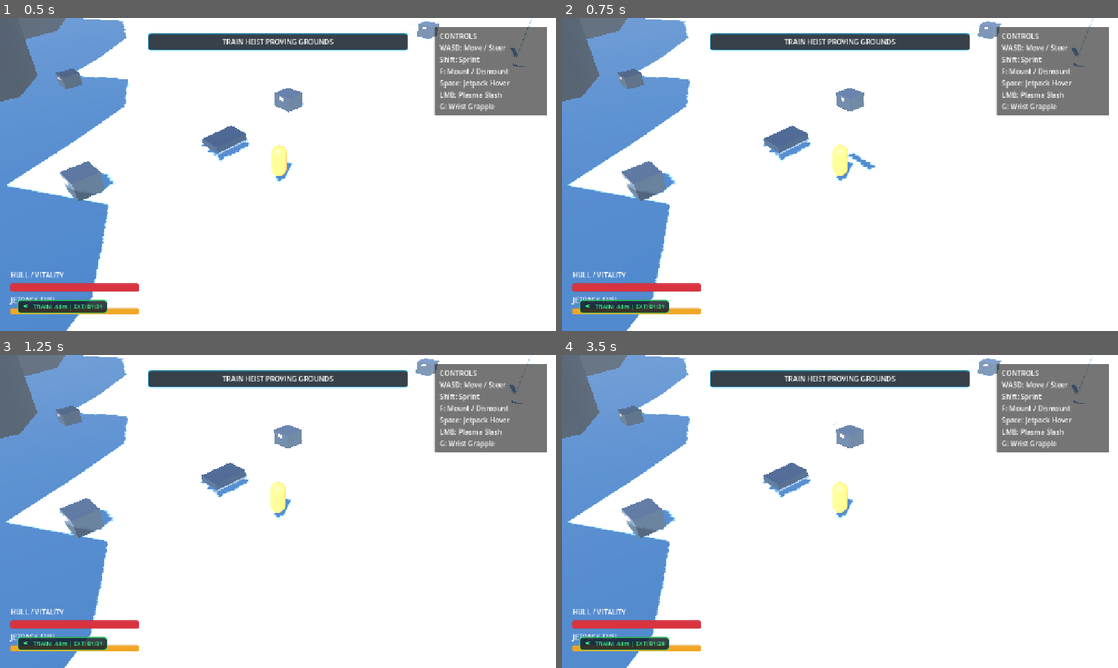
Above: before the commit, frames 1-4 (two rows, left to right).
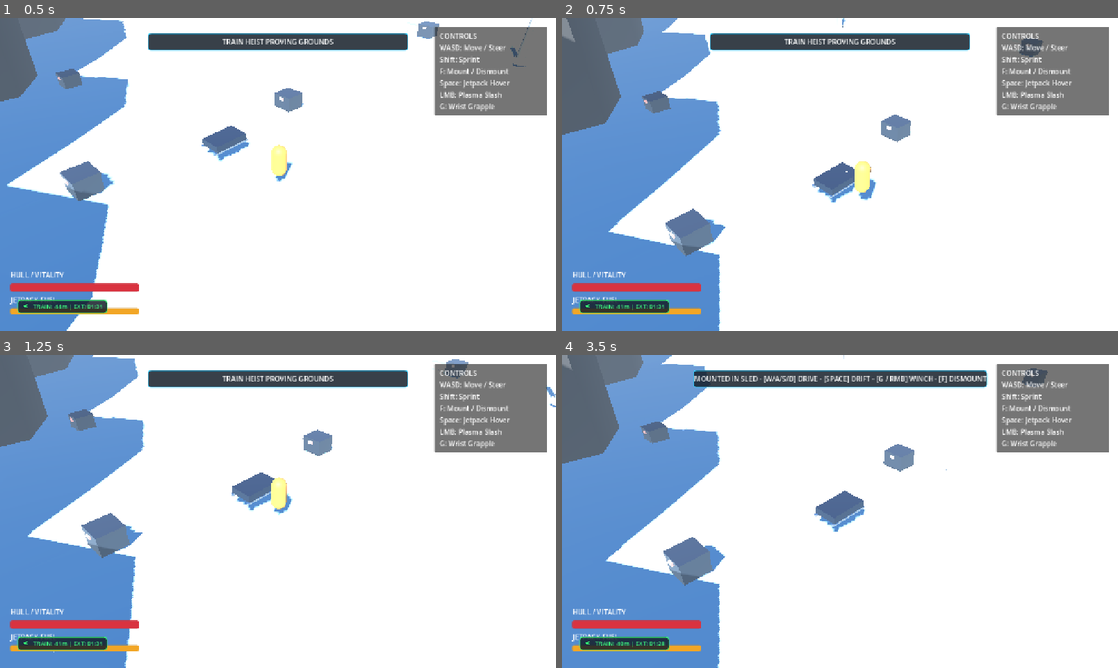
Above: after the commit, the same moments.

Repository: mcintalmo/drift
Game: Godot game, scene res://scenes/world/ActiveTrainHeistSector.tscn
Same seed, same stepped clock (60 frames per second), same inputs: the game is played once before the commit and once after it. This scene is started directly instead of the project's main scene.
Inputs (mouse positions are in pixels of both pictures, inside the frame that each line leads up to):
- Up to frame 1 (0.5 s): no input
- Up to frame 2 (0.75 s): tap Enter (ui_accept) at 0.5 s; move the mouse to (962, 158) at 0.52 s; hold E (pilot_lean_right) from 0.53 s (still down); tap G (pilot_wrist_grapple) at 0.6 s; click (962, 158) at 0.67 s
- Up to frame 3 (1.25 s): keep holding E (pilot_lean_right); tap Enter (ui_accept) at 0.77 s
- Up to frame 4 (3.5 s): release E (pilot_lean_right) at 1.25 s; drag from (728, 527) to (812, 574) at 1.27 s; move the mouse to (895, 442) at 2.02 s; hold E (pilot_lean_right) 2.03-2.75 s; hold F (pilot_mount_dismount) 2.03-2.75 s; tap G (pilot_wrist_grapple) at 2.3 s; drag from (812, 574) to (673, 464) at 2.77 s

Frame 1 is identical in both runs. In frame 2, 15% of the frame differs, in the area x 0-96%, y 0-100%; in frame 3, 9.5%; in frame 4, 15%.

Commit message:
Enhance wrist grapple with precision transit pull to moving train and sled grab points

Diff:
--- a/scenes/entities/sled/SledChassis.tscn
+++ b/scenes/entities/sled/SledChassis.tscn
@@ -12,6 +12,7 @@
 [ext_resource type="Script" path="res://scripts/state_machine/sled_states/sled_airborne_state.gd" id="10_air"]
 [ext_resource type="Script" path="res://scripts/state_machine/sled_states/sled_tethered_state.gd" id="11_tether"]
 [ext_resource type="Script" path="res://scripts/components/hex_inventory_component.gd" id="12_inv"]
+[ext_resource type="Script" path="res://scripts/components/grapple_anchor_component.gd" id="13_anchor"]
 
 [sub_resource type="BoxShape3D" id="BoxShape3D_chassis"]
 size = Vector3(1.6, 0.6, 2.4)
@@ -34,7 +35,7 @@
 material = SubResource("StandardMaterial3D_runner")
 size = Vector3(0.15, 0.1, 2.4)
 
-[node name="SledChassis" type="CharacterBody3D"]
+[node name="SledChassis" type="CharacterBody3D" groups=["player_sled"]]
 collision_layer = 2
 collision_mask = 5
 script = ExtResource("1_chassis")
@@ -90,6 +91,14 @@
 script = ExtResource("6_winch")
 parent_body = NodePath("..")
 
+[node name="SledGrappleAnchor" type="Node3D" parent="." groups=["grapple_anchors"]]
+transform = Transform3D(1, 0, 0, 0, 1, 0, 0, 0, 1, 0, 0.4, 0)
+script = ExtResource("13_anchor")
+anchor_type = 1
+is_grappleable = true
+local_tether_offset = Vector3(0, 0.3, 0)
+mass_kg = 250.0
+
 [node name="StateMachine" type="Node" parent="." node_paths=PackedStringArray("initial_state")]
 script = ExtResource("7_sm")
 initial_state = NodePath("CruisingState")
--- a/scripts/components/grapple_anchor_component.gd
+++ b/scripts/components/grapple_anchor_component.gd
@@ -28,11 +28,15 @@
 	var p: Node = get_parent()
 	if not p:
 		return Vector3.ZERO
-	if "velocity" in p:
-		return p.velocity
 	if p is Node3D:
-		# If parent is a TrainCar or moving body with train speed
+		var drift_comp: Node = p.get_node_or_null("InertialDriftComponent")
+		if drift_comp and "velocity_3d" in drift_comp:
+			var d_vel: Vector3 = drift_comp.get("velocity_3d")
+			if d_vel.length_squared() > 0.01:
+				return d_vel
 		if "forward_speed_ms" in p:
 			var fwd: Vector3 = -p.global_transform.basis.z.normalized() if p.is_inside_tree() else -p.transform.basis.z.normalized()
 			return fwd * float(p.get("forward_speed_ms"))
+	if "velocity" in p:
+		return p.velocity
 	return Vector3.ZERO
--- a/scripts/components/pilot_grapple_component.gd
+++ b/scripts/components/pilot_grapple_component.gd
@@ -7,8 +7,8 @@
 signal grapple_latched(target_pos: Vector3, is_heavy: bool)
 signal grapple_released
 
-@export var max_range_meters: float = 24.0
-@export var pull_speed_ms: float = 20.0
+@export var max_range_meters: float = 28.0
+@export var pull_speed_ms: float = 22.0
 @export var crate_drag_force: float = 45.0
 @export var cable_mesh: MeshInstance3D
 
@@ -102,7 +102,7 @@
 		grapple_latched.emit(target_anchor_pos, is_target_heavy)
 		return true
 
-	# 2. Raycast fallback against physical structures, train cars, and crates
+	# 2. Raycast fallback against physical structures, train cars, sled, and crates
 	if space_state:
 		var ray_end: Vector3 = origin_pos + (look_dir.normalized() * max_range_meters)
 		var query: PhysicsRayQueryParameters3D = PhysicsRayQueryParameters3D.create(origin_pos, ray_end)
@@ -145,38 +145,48 @@
 	var to_target: Vector3 = cur_target_pos - pilot_global_pos
 	var dist: float = to_target.length()
 
-	# Host velocity (e.g. moving train speed ~14m/s)
+	# Host velocity (e.g. moving train speed ~14m/s or moving sled speed)
 	var host_velocity: Vector3 = Vector3.ZERO
 	if target_anchor and is_instance_valid(target_anchor):
 		host_velocity = target_anchor.get_parent_body_velocity()
 	elif target_node and is_instance_valid(target_node):
-		if "forward_speed_ms" in target_node and "global_transform" in target_node:
+		if "velocity" in target_node:
+			host_velocity = target_node.velocity
+		elif "forward_speed_ms" in target_node and "global_transform" in target_node:
 			var fwd: Vector3 = -target_node.global_transform.basis.z.normalized()
 			host_velocity = fwd * float(target_node.get("forward_speed_ms"))
 
-	# Boarding / Arrival Threshold (within 2.2m of train roof or anchor)
-	if dist <= 2.2:
-		var is_boarding: bool = false
-		if target_anchor and target_anchor.is_roof_boarding_anchor:
-			is_boarding = true
+	# Arrival / Boarding Threshold (within 2.0m of target anchor or roof)
+	if dist <= 2.0:
+		var is_roof_boarding: bool = false
+		var is_sled_target: bool = false
+		if target_anchor:
+			if target_anchor.is_roof_boarding_anchor:
+				is_roof_boarding = true
+			elif target_anchor.anchor_type == GrappleAnchorClass.AnchorType.DYNAMIC_VEHICLE or (target_anchor.get_parent() and target_anchor.get_parent().is_in_group(&"player_sled")):
+				is_sled_target = true
 		elif target_node and (target_node is AnimatableBody3D or target_node.is_in_group(&"train_convoy")):
-			is_boarding = true
+			is_roof_boarding = true
 
 		release_grapple()
-		if is_boarding:
-			# Impart matching forward momentum and upward landing hop onto the moving roof
-			return host_velocity + Vector3(0, 3.2, 0)
-		return Vector3.ZERO
-
-	if dist > (max_range_meters * 1.5):
+		if is_roof_boarding:
+			# Upward landing hop onto moving train roof
+			return host_velocity + Vector3(0, 3.4, 0)
+		elif is_sled_target:
+			# Match sled velocity upon landing next to chassis
+			return host_velocity + Vector3(0, 1.0, 0)
+		return host_velocity + Vector3(0, 1.2, 0)
+
+	if dist > (max_range_meters * 1.6):
 		release_grapple()
 		return Vector3.ZERO
 
 	var dir: Vector3 = to_target.normalized()
 
 	if is_target_heavy:
-		# Pull pilot toward moving target + matching host forward velocity
-		return (dir * pull_speed_ms) + host_velocity
+		# Rapid precision direct-line transit pull directly to target coordinates + host velocity
+		var effective_speed: float = maxf(pull_speed_ms, dist * 6.5)
+		return (dir * effective_speed) + host_velocity
 	elif target_rigid_body and is_instance_valid(target_rigid_body):
 		# Pull lightweight crate toward pilot
 		var pull_crate_dir: Vector3 = (pilot_global_pos - target_rigid_body.global_position).normalized()
--- a/scripts/state_machine/pilot_states/pilot_walking_state.gd
+++ b/scripts/state_machine/pilot_states/pilot_walking_state.gd
@@ -17,18 +17,18 @@
 
 	# Check grapple trigger (G or RMB)
 	if (Input.is_action_just_pressed(&"pilot_wrist_grapple") or Input.is_action_just_pressed(&"winch_quick")) and grapple:
-		var look_dir: Vector3 = -pilot.global_transform.basis.z
+		var cam: Camera3D = pilot.get_viewport().get_camera_3d() if (pilot.is_inside_tree() and pilot.get_viewport()) else null
+		var look_dir: Vector3 = -cam.global_transform.basis.z if (cam and cam.is_inside_tree()) else -pilot.global_transform.basis.z
 		if grapple.fire_grapple(pilot.global_position + Vector3(0, 1.0, 0), look_dir, pilot.get_world_3d().direct_space_state):
 			transition_requested.emit(&"GrapplingState")
 			return
-
-	# Remote Sled Winch Detach trigger while on foot (G or RMB when not grappling)
-	if Input.is_action_just_pressed(&"winch_quick") or Input.is_action_just_pressed(&"pilot_wrist_grapple"):
-		var sleds: Array[Node] = pilot.get_tree().get_nodes_in_group(&"player_sled") if pilot.is_inside_tree() else []
-		for s_node: Node in sleds:
-			var w_comp: Node = s_node.get_node_or_null("SledWinchComponent")
-			if w_comp and w_comp.get("is_tethered") == true and w_comp.has_method("detach_tether"):
-				w_comp.call("detach_tether")
+		else:
+			# Remote Sled Winch Detach trigger while on foot (G or RMB when not grappling onto an anchor)
+			var sleds: Array[Node] = pilot.get_tree().get_nodes_in_group(&"player_sled") if pilot.is_inside_tree() else []
+			for s_node: Node in sleds:
+				var w_comp: Node = s_node.get_node_or_null("SledWinchComponent")
+				if w_comp and w_comp.get("is_tethered") == true and w_comp.has_method("detach_tether"):
+					w_comp.call("detach_tether")
 
 	# Check attack / breach trigger
 	if Input.is_action_just_pressed(&"pilot_melee_breach") and weapon_socket:
Not shown: 1 places in scenes/entities/sled/SledChassis.tscn that only renumber resources
